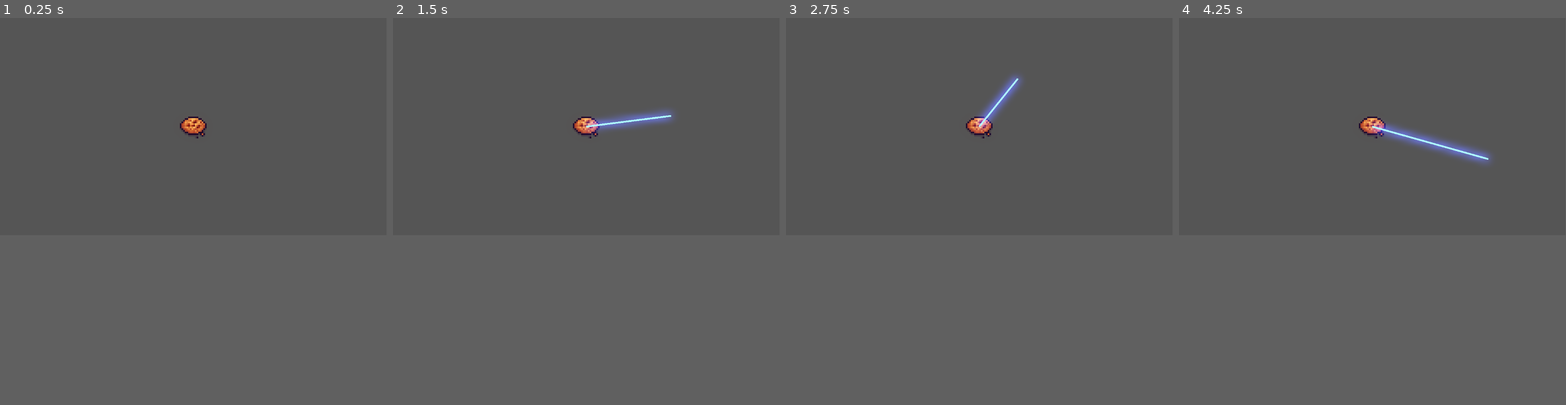
Above: before the commit, frames 1-4 (left to right).
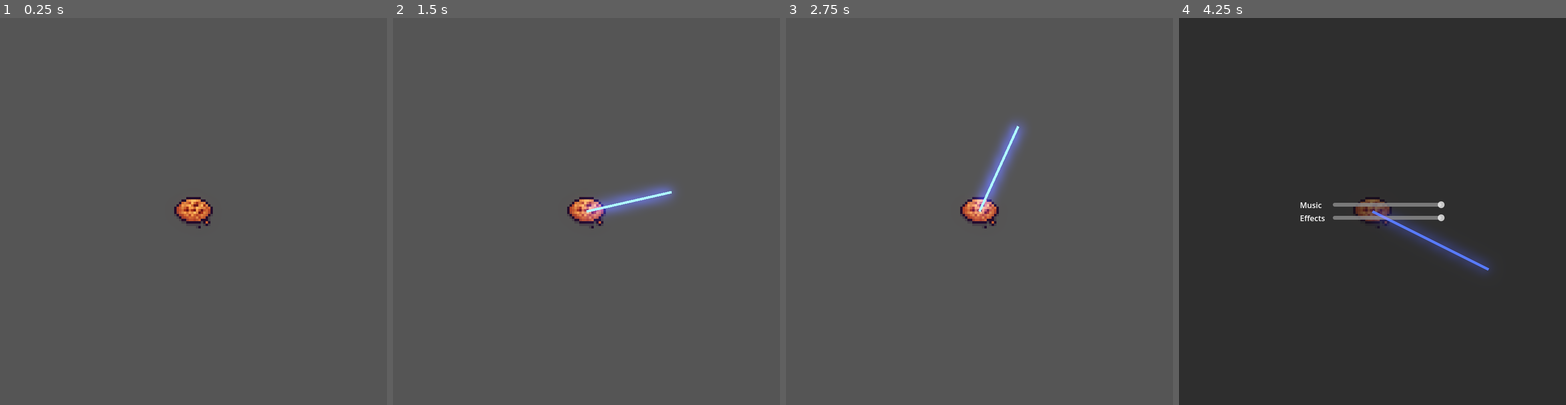
Above: after the commit, the same moments.

Repository: kam-zhan-yue/gmtk-2024
Game: Godot game, scene res://scenes/main.tscn
Two runs of this game, one before a commit and one after it. Both use one fixed random seed, a clock stepped at 60 frames per second and the inputs below.
Inputs (mouse positions are in pixels of both pictures, inside the frame that each line leads up to):
- Up to frame 1 (0.25 s): no input
- Up to frame 2 (1.5 s): tap Enter at 0.5 s; move the mouse to (671, 114) at 0.52 s; tap Backspace at 0.6, 1.35 s; click (671, 114) at 0.67 s; tap Space at 1.25 s; move the mouse to (509, 137) at 1.27 s; click (509, 137) at 1.42 s
- Up to frame 3 (2.75 s): move the mouse to (1018, 79) at 2.02 s; tap Backspace at 2.1 s; click (1018, 79) at 2.17 s
- Up to frame 4 (4.25 s): tap Enter at 2.75 s; move the mouse to (1353, 168) at 2.77 s; tap Backspace at 2.85, 3.6 s; click (1353, 168) at 2.92 s; move the mouse to (1488, 157) at 3.52 s; click (1488, 157) at 3.67 s; tap Escape (ui_cancel) at 4.15 s
In our replay, the window is 799x449 before the commit and 800x800 after it. These sizes can differ from the game's own. Grey fills any space a smaller window leaves; there, only what the larger window draws over its background counts as a difference.

The runs differ from the first frame. In frame 1, 0.8% of the frame differs, in the area x 45-55%, y 25-55%; in frame 2, 2.4%; in frame 3, 2.4%; in frame 4, 57%, in the area x 0-100%, y 0-66%.

Commit message:
Add Pause Popup and Audio Sliders

Diff:
--- a/project.godot
+++ b/project.godot
@@ -21,6 +21,14 @@
 Global="*res://scripts/helper/global.gd"
 BeatManager="*res://scripts/flow/beat_manager.gd"
 
+[display]
+
+window/size/viewport_width=800
+window/size/viewport_height=800
+window/size/mode=2
+window/stretch/mode="viewport"
+window/stretch/aspect="expand"
+
 [rendering]
 
 textures/canvas_textures/default_texture_filter=0
--- a/scenes/main.tscn
+++ b/scenes/main.tscn
@@ -1,11 +1,13 @@
-[gd_scene load_steps=8 format=3 uid="uid://bt2ju64bl0yrp"]
+[gd_scene load_steps=10 format=3 uid="uid://bt2ju64bl0yrp"]
 
 [ext_resource type="Script" path="res://scripts/flow/game_manager.gd" id="1_vt02a"]
 [ext_resource type="Script" path="res://scripts/flow/spawner.gd" id="3_b1w3c"]
 [ext_resource type="PackedScene" uid="uid://gwlgluwanmdk" path="res://scenes/player.tscn" id="3_h8ik1"]
-[ext_resource type="Script" path="res://scripts/typing/input_debugger.gd" id="4_mjtn7"]
+[ext_resource type="Script" path="res://scripts/ui/game_popup.gd" id="4_ppoco"]
+[ext_resource type="PackedScene" uid="uid://batev7ywylosh" path="res://scenes/ui/pause_popup.tscn" id="5_pbgb8"]
 [ext_resource type="PackedScene" uid="uid://cpwt2a2pobxi3" path="res://scenes/projectiles/laser.tscn" id="5_ubpky"]
 [ext_resource type="AudioStream" uid="uid://mslsyewum0vl" path="res://audio/music/Rolemusic - The White Frame.mp3" id="6_0ta0t"]
+[ext_resource type="PackedScene" uid="uid://ctyl0s7l3md6s" path="res://scenes/ui/debugger_popup.tscn" id="6_he2se"]
 
 [sub_resource type="Environment" id="Environment_bgy46"]
 background_mode = 3
@@ -32,40 +34,22 @@
 
 [node name="UI" type="CanvasLayer" parent="."]
 
-[node name="Control" type="Control" parent="UI"]
+[node name="GamePopup" type="Control" parent="UI"]
 layout_mode = 3
 anchors_preset = 15
 anchor_right = 1.0
 anchor_bottom = 1.0
 grow_horizontal = 2
 grow_vertical = 2
-script = ExtResource("4_mjtn7")
+script = ExtResource("4_ppoco")
 
-[node name="CenterContainer" type="CenterContainer" parent="UI/Control"]
+[node name="DebuggerPopup" parent="UI/GamePopup" instance=ExtResource("6_he2se")]
+unique_name_in_owner = true
 layout_mode = 1
-anchors_preset = 12
-anchor_top = 1.0
-anchor_right = 1.0
-anchor_bottom = 1.0
-offset_left = -4.0
-offset_top = -79.0
-offset_right = -4.0
-offset_bottom = 3.0
-grow_horizontal = 2
-grow_vertical = 0
 
-[node name="Display" type="RichTextLabel" parent="UI/Control"]
-visible = false
+[node name="PausePopup" parent="UI/GamePopup" instance=ExtResource("5_pbgb8")]
+unique_name_in_owner = true
 layout_mode = 1
-anchors_preset = 12
-anchor_top = 1.0
-anchor_right = 1.0
-anchor_bottom = 1.0
-offset_top = -44.0
-grow_horizontal = 2
-grow_vertical = 0
-text = "INput Debugger
-"
 
 [node name="Laser" parent="." instance=ExtResource("5_ubpky")]
 
--- /dev/null
+++ b/scenes/ui/debugger_popup.tscn
@@ -0,0 +1,38 @@
+[gd_scene load_steps=2 format=3 uid="uid://ctyl0s7l3md6s"]
+
+[ext_resource type="Script" path="res://scripts/typing/input_debugger.gd" id="1_gg0mr"]
+
+[node name="DebuggerPopup" type="Control"]
+layout_mode = 3
+anchors_preset = 15
+anchor_right = 1.0
+anchor_bottom = 1.0
+grow_horizontal = 2
+grow_vertical = 2
+script = ExtResource("1_gg0mr")
+
+[node name="CenterContainer" type="CenterContainer" parent="."]
+layout_mode = 1
+anchors_preset = 12
+anchor_top = 1.0
+anchor_right = 1.0
+anchor_bottom = 1.0
+offset_left = -4.0
+offset_top = -79.0
+offset_right = -4.0
+offset_bottom = 3.0
+grow_horizontal = 2
+grow_vertical = 0
+
+[node name="Display" type="RichTextLabel" parent="."]
+visible = false
+layout_mode = 1
+anchors_preset = 12
+anchor_top = 1.0
+anchor_right = 1.0
+anchor_bottom = 1.0
+offset_top = -44.0
+grow_horizontal = 2
+grow_vertical = 0
+text = "INput Debugger
+"
--- /dev/null
+++ b/scenes/ui/pause_popup.tscn
@@ -0,0 +1,68 @@
+[gd_scene load_steps=2 format=3 uid="uid://batev7ywylosh"]
+
+[ext_resource type="Script" path="res://scripts/ui/pause_popup.gd" id="1_khx07"]
+
+[node name="PausePopup" type="Control"]
+layout_mode = 3
+anchors_preset = 15
+anchor_right = 1.0
+anchor_bottom = 1.0
+grow_horizontal = 2
+grow_vertical = 2
+script = ExtResource("1_khx07")
+
+[node name="ColorRect" type="ColorRect" parent="."]
+layout_mode = 1
+anchors_preset = 15
+anchor_right = 1.0
+anchor_bottom = 1.0
+grow_horizontal = 2
+grow_vertical = 2
+color = Color(0.063, 0.063, 0.063, 0.553)
+
+[node name="MarginContainer" type="MarginContainer" parent="."]
+layout_mode = 1
+anchors_preset = 15
+anchor_right = 1.0
+anchor_bottom = 1.0
+grow_horizontal = 2
+grow_vertical = 2
+theme_override_constants/margin_left = 250
+theme_override_constants/margin_right = 250
+
+[node name="VBoxContainer" type="VBoxContainer" parent="MarginContainer"]
+layout_mode = 2
+alignment = 1
+
+[node name="GridContainer" type="GridContainer" parent="MarginContainer/VBoxContainer"]
+layout_mode = 2
+size_flags_vertical = 4
+theme_override_constants/h_separation = 16
+columns = 2
+
+[node name="MusicLabel" type="Label" parent="MarginContainer/VBoxContainer/GridContainer"]
+layout_mode = 2
+text = "Music"
+
+[node name="MusicSlider" type="HSlider" parent="MarginContainer/VBoxContainer/GridContainer"]
+layout_mode = 2
+size_flags_horizontal = 3
+size_flags_vertical = 4
+max_value = 1.0
+step = 0.05
+value = 1.0
+
+[node name="EffectsLabel" type="Label" parent="MarginContainer/VBoxContainer/GridContainer"]
+layout_mode = 2
+text = "Effects"
+
+[node name="EffectsSlider" type="HSlider" parent="MarginContainer/VBoxContainer/GridContainer"]
+layout_mode = 2
+size_flags_horizontal = 3
+size_flags_vertical = 4
+max_value = 1.0
+step = 0.05
+value = 1.0
+
+[connection signal="value_changed" from="MarginContainer/VBoxContainer/GridContainer/MusicSlider" to="." method="_on_music_slider_value_changed"]
+[connection signal="value_changed" from="MarginContainer/VBoxContainer/GridContainer/EffectsSlider" to="." method="_on_effects_slider_value_changed"]
--- /dev/null
+++ b/scripts/ui/game_popup.gd
@@ -0,0 +1,9 @@
+extends Control
+@onready var pause_popup := %PausePopup as PausePopup
+
+func _ready() -> void:
+	Global.set_inactive(pause_popup)
+
+func _input(event: InputEvent) -> void:
+	if event.is_action_pressed("ui_cancel"):
+		Global.active(pause_popup, !pause_popup.visible)
--- /dev/null
+++ b/scripts/ui/pause_popup.gd
@@ -0,0 +1,15 @@
+class_name PausePopup
+extends Control
+
+@onready var music_bus = AudioServer.get_bus_index("Music")
+@onready var effects_bus = AudioServer.get_bus_index("Effects")
+
+
+func _on_music_slider_value_changed(value: float) -> void:
+	AudioServer.set_bus_volume_db(music_bus, linear_to_db(value))
+	AudioServer.set_bus_mute(music_bus, value < .05)
+
+
+func _on_effects_slider_value_changed(value: float) -> void:
+	AudioServer.set_bus_volume_db(effects_bus, linear_to_db(value))
+	AudioServer.set_bus_mute(effects_bus, value < .05)
